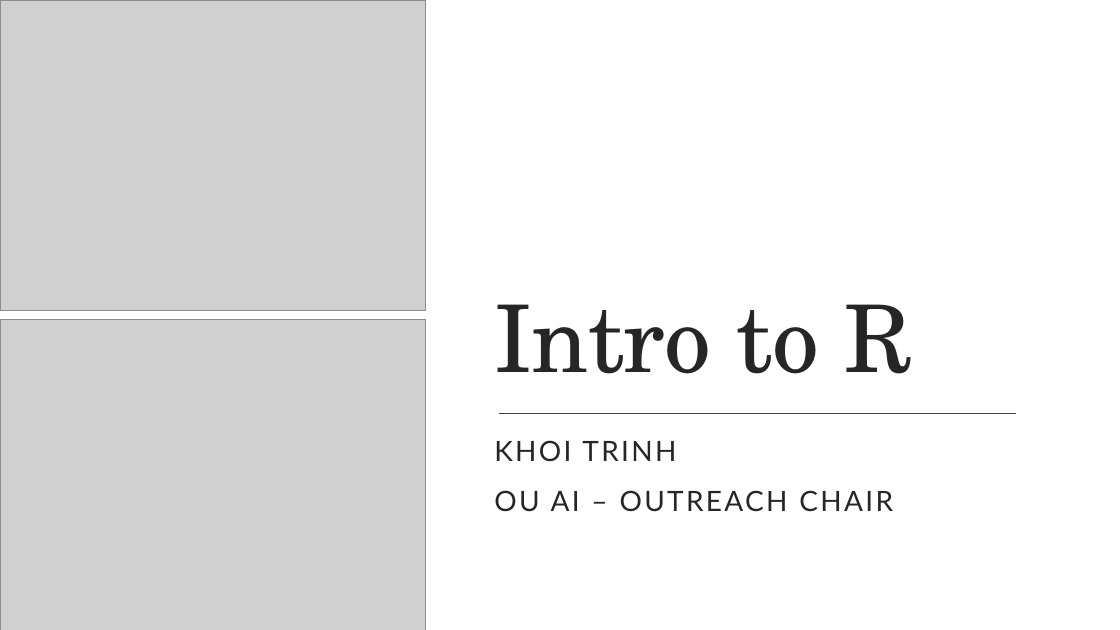
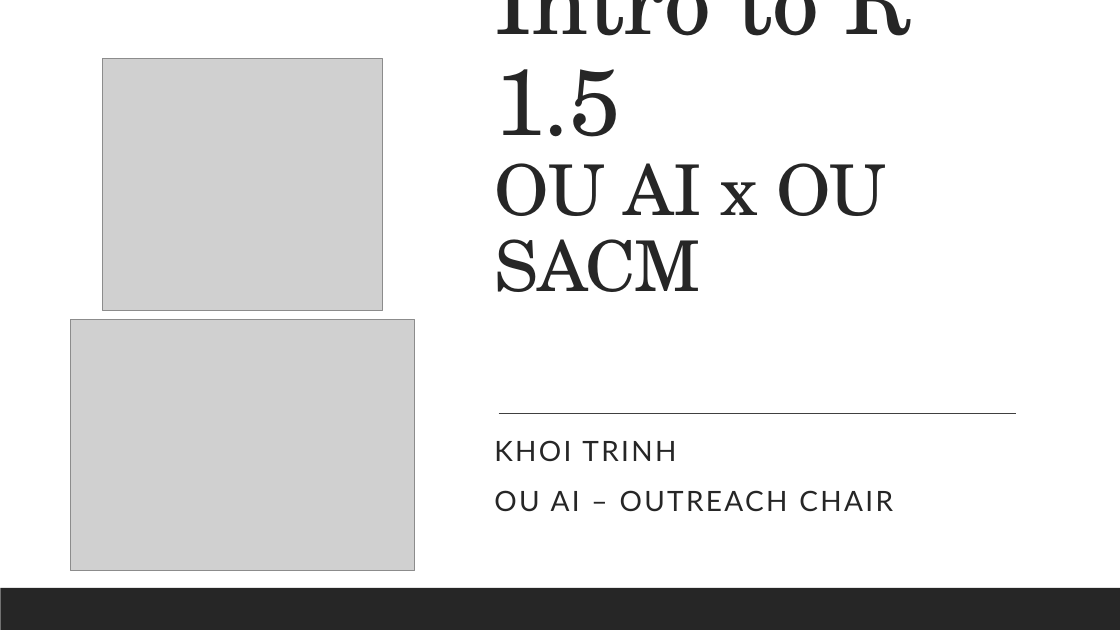
Before and after one commit to ou-artificial/OUAIxOUSACM-IntroToR, a slide deck: slide 1 of presentation/IntroToR.pptx. Drawn at 1120x630 pixels with LibreOffice and Linux fonts; fonts in the diff are those of the drawing; grey boxes stand for pictures. Boxes give left, top, right and bottom in pixels: in the first picture for what was removed or moved away, otherwise in the second. Text is boxed around its words. In the diff, an @@ line names an element or a change of style, - is before the commit and + after.

```diff
--- a/presentation/IntroToR.pptx
+++ b/presentation/IntroToR.pptx
@@ title at box(494, 0, 911, 292): text changed @@
-Intro to R
+Intro to R 1.5
+OU AI x OU SACM
@@ picture added at box(103, 59, 382, 311) @@
@@ picture removed at box(0, 319, 426, 630) @@
@@ picture: place and size @@
-picture at box(0, 0, 426, 311)
+picture at box(70, 319, 415, 571)
@@ rectangle removed at box(0, 588, 1120, 630) @@
@@ rectangle added at box(0, 588, 1120, 630), fill #262626 @@
```
Also in this commit, not shown: 2 other slides changed.
